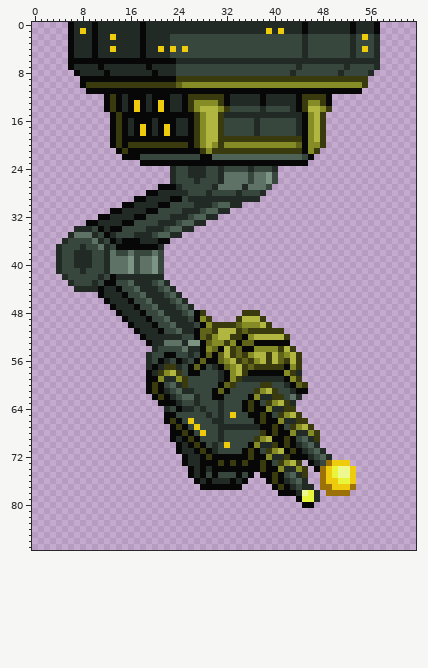
Sprite sheet: tiledimages/precursorracekrakoth_krakoth/atprk_metamorphosismodule1.png. This is how it looked before the edit.
The file is 64x88 pixels. Colours within 5 levels of each other are drawn and written as one.
After the commit:
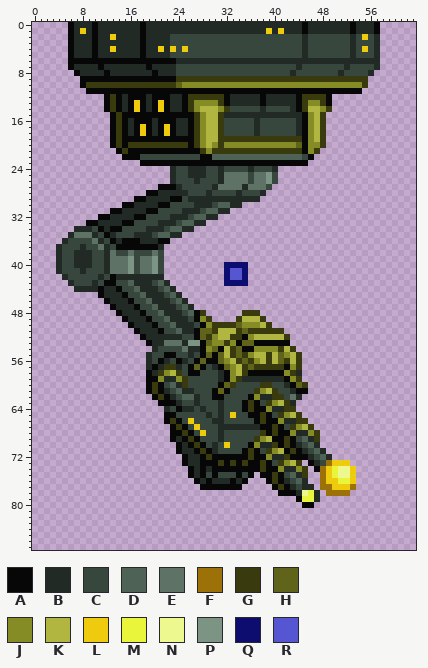
Palette (. is transparent): A #060706  B #212a24  C #38473d  D #4e6355  E #5e7366  F #9c7108  G #393b0f  H #60641a  J #868c25  K #b0b640  L #eecb0c  M #e8f53a  N #edf98e  P #7c9484  Q #0d0d70  R #5656d3
What changed:
@@ x 30..37 @@
 39 ........
-40 ........
-41 ........
-42 ........
-43 ........
+40 ..QQQQ..
+41 ..QRRQ..
+42 ..QRRQ..
+43 ..QQQQ..
 44 ........
